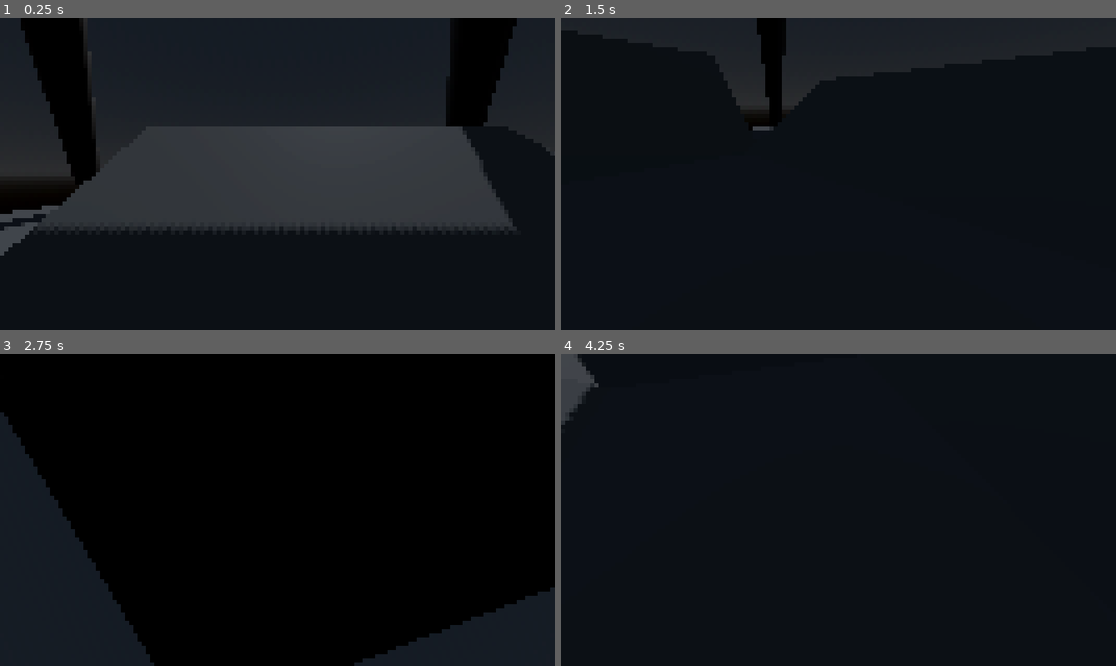
Above: before the commit, frames 1-4 (two rows, left to right).
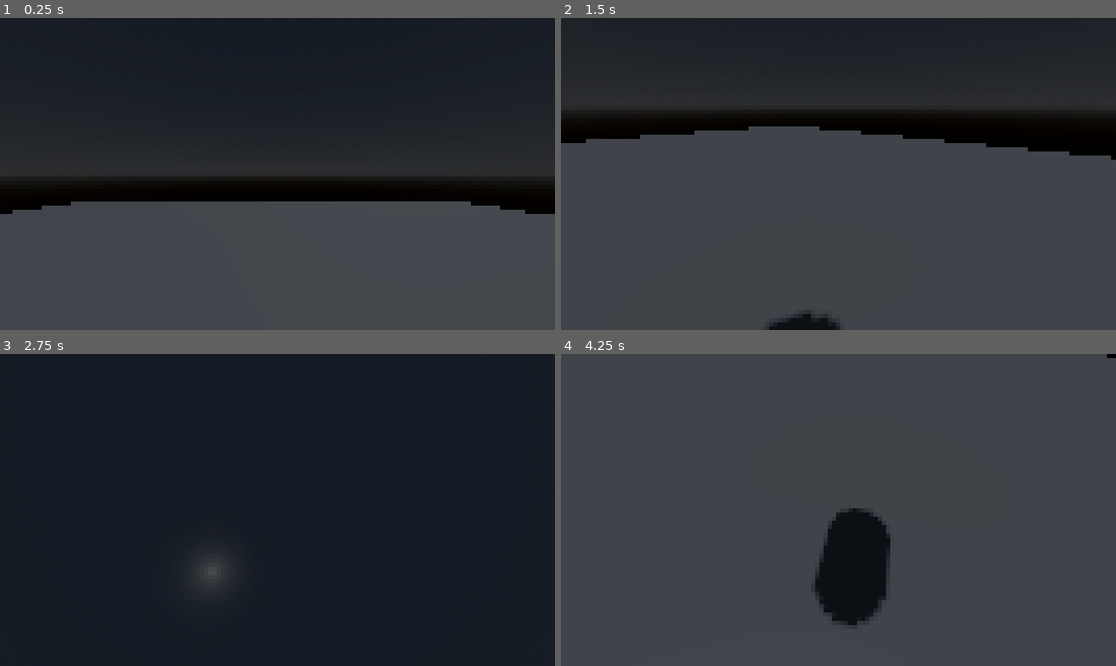
Above: after the commit, the same moments.

Repository: OSGAgaming/AstonHack2024
Game: Godot game, scene res://main_show.tscn
Same seed, same stepped clock (60 frames per second), same inputs: the game is played once before the commit and once after it.
Inputs (mouse positions are in pixels of both pictures, inside the frame that each line leads up to):
- Up to frame 1 (0.25 s): no input
- Up to frame 2 (1.5 s): tap Enter (ui_accept) at 0.5, 0.77 s; move the mouse to (960, 158) at 0.52 s; tap A (a, bound only after the commit) at 0.6 s; tap D (d, bound only after the commit) at 0.8, 1.35 s; move the mouse to (727, 189) at 1.27 s
- Up to frame 3 (2.75 s): tap Enter (ui_accept) at 1.52 s; tap S (s, bound only after the commit) at 1.55, 2.1 s; move the mouse to (333, 441) at 2.02 s; tap W (w, bound only after the commit) at 2.3 s
- Up to frame 4 (4.25 s): tap Enter (ui_accept) at 2.75, 3.02, 3.77 s; move the mouse to (810, 572) at 2.77 s; tap W (w, bound only after the commit) at 2.85 s; tap A (a, bound only after the commit) at 3.05, 3.6 s; move the mouse to (1005, 556) at 3.52 s; tap D (d, bound only after the commit) at 3.8 s

The runs differ from the first frame. In frame 1, 50% of the frame differs, in the area x 0-100%, y 0-100%; in frame 2, 72%; in frame 3, 84%; in frame 4, 95%.

Commit message:
clamp the character eye movement

Diff:
--- a/CharacterMovement.gd
+++ b/CharacterMovement.gd
@@ -13,6 +13,7 @@
 	if event is InputEventMouseMotion:
 		eyes.rotate_y(-0.01 * event.relative.x)
 		camera.rotate_x(-0.01 * event.relative.y)
+		camera.rotation.x = clamp(camera.rotation.x, deg_to_rad(-90.0), deg_to_rad(90.0))
 
 func _physics_process(delta):
 	# Add the gravity.
@@ -25,7 +26,7 @@
 
 	# Get the input direction and handle the movement/deceleration.
 	# As good practice, you should replace UI actions with custom gameplay actions.
-	var input_dir = Input.get_vector("A", "D", "W", "S")
+	var input_dir = Input.get_vector("a", "d", "w", "s")
 	var direction = (eyes.transform.basis * Vector3(input_dir.x, 0, input_dir.y)).normalized()
 	if direction:
 		velocity.x = direction.x * SPEED
--- a/main_show.tscn
+++ b/main_show.tscn
@@ -39,19 +39,6 @@
 [sub_resource type="ConcavePolygonShape3D" id="ConcavePolygonShape3D_d8dk2"]
 data = PackedVector3Array(-6.9125, 0.1875, 8.575, 6.9125, 0.1875, 8.575, -6.9125, -0.1875, 8.575, 6.9125, 0.1875, 8.575 …(788 unchanged characters)…
 
-[sub_resource type="CylinderMesh" id="CylinderMesh_j10nf"]
-bottom_radius = 0.2
-height = 10.911
-
-[sub_resource type="BoxMesh" id="BoxMesh_gi2yv"]
-size = Vector3(13.825, 0.375, 17.15)
-
-[sub_resource type="BoxMesh" id="BoxMesh_18obx"]
-size = Vector3(26.065, 0.335, 17.15)
-
-[sub_resource type="BoxMesh" id="BoxMesh_y3cq6"]
-size = Vector3(26.065, 0.335, 17.15)
-
 [node name="Node3D" type="Node3D"]
 
 [node name="WorldEnvironment" type="WorldEnvironment" parent="."]
@@ -77,7 +64,7 @@
 [node name="View" type="Camera3D" parent="CharacterBody3D/Eyes"]
 
 [node name="PixelationFilter" type="MeshInstance3D" parent="CharacterBody3D/Eyes/View"]
-transform = Transform3D(1, 0, 0, 0, 1, 0, 0, 0, 1, 0.0120974, 0, -1.55513)
+transform = Transform3D(1, 0, 0, 0, 1, 0, 0, 0, 1, 0.0120974, -0.00672293, -1.55513)
 mesh = SubResource("BoxMesh_b6qnb")
 surface_material_override/0 = SubResource("ShaderMaterial_qh77u")
 
@@ -89,51 +76,9 @@
 skeleton = NodePath("../..")
 
 [node name="StaticBody3D" type="StaticBody3D" parent="Stadium/MeshInstance3D"]
+visible = false
 
 [node name="CollisionShape3D" type="CollisionShape3D" parent="Stadium/MeshInstance3D/StaticBody3D"]
 shape = SubResource("ConcavePolygonShape3D_d8dk2")
 
-[node name="MeshInstance3D7" type="MeshInstance3D" parent="Stadium"]
-transform = Transform3D(1.08126, -0.383168, 1.09471, -0.276401, 0.773555, 1.01573, -1.24436, -0.504772, 0.725607, 8.26051, 3.80706, 10.5811)
-mesh = SubResource("CylinderMesh_j10nf")
-skeleton = NodePath("../..")
-
-[node name="MeshInstance3D8" type="MeshInstance3D" parent="Stadium"]
-transform = Transform3D(-1.5514, -0.331812, 0.280069, -0.276401, 0.773555, 1.01573, -0.557418, 0.539919, -1.28314, 7.88628, 3.80706, -10.6167)
-mesh = SubResource("CylinderMesh_j10nf")
-skeleton = NodePath("../..")
-
-[node name="MeshInstance3D9" type="MeshInstance3D" parent="Stadium"]
-transform = Transform3D(-1.1863, 0.337389, -1.0268, -0.276401, 0.773555, 1.01573, 1.14466, 0.536452, -0.818884, -7.84915, 3.80706, -10.6167)
-mesh = SubResource("CylinderMesh_j10nf")
-skeleton = NodePath("../..")
-
-[node name="MeshInstance3D10" type="MeshInstance3D" parent="Stadium"]
-transform = Transform3D(1.57951, 0.301847, -0.209612, -0.276401, 0.773555, 1.01573, 0.471905, -0.557226, 1.29651, -7.84915, 3.80706, 10.616)
-mesh = SubResource("CylinderMesh_j10nf")
-skeleton = NodePath("../..")
-
-[node name="MeshInstance3D6" type="MeshInstance3D" parent="Stadium"]
-transform = Transform3D(1, 0, 0, 0, 1, 0, 0, 0, 1, 0, 8.11143, 0)
-mesh = SubResource("BoxMesh_gi2yv")
-skeleton = NodePath("../..")
-
 [node name="MeshInstance3D2" type="MeshInstance3D" parent="Stadium"]
-transform = Transform3D(0.37848, 0, 0, 0, -0.245597, -0.287974, 0, 0.287974, -0.245597, 1.31318, 1.59039, 6.67019)
-mesh = SubResource("BoxMesh_18obx")
-skeleton = NodePath("../..")
-
-[node name="MeshInstance3D3" type="MeshInstance3D" parent="Stadium"]
-transform = Transform3D(0.37848, 0, 0, 0, 0.297247, -0.234288, 0, 0.234288, 0.297247, 1.667, 1.16526, -5.47694)
-mesh = SubResource("BoxMesh_18obx")
-skeleton = NodePath("../..")
-
-[node name="MeshInstance3D4" type="MeshInstance3D" parent="Stadium"]
-transform = Transform3D(-1.65439e-08, -0.161149, 0.342459, 0, 0.342459, 0.161149, -0.37848, 7.04404e-09, -1.49693e-08, 6.72579, 1.16526, 0.492792)
-mesh = SubResource("BoxMesh_y3cq6")
-skeleton = NodePath("../..")
-
-[node name="MeshInstance3D5" type="MeshInstance3D" parent="Stadium"]
-transform = Transform3D(8.10953e-09, -0.2189, -0.308045, -1.43909e-08, -0.308045, 0.2189, -0.377901, 7.03327e-09, -1.49464e-08, -4.54327, 1.16526, 0.492792)
-mesh = SubResource("BoxMesh_y3cq6")
-skeleton = NodePath("../..")
--- a/project.godot
+++ b/project.godot
@@ -19,6 +19,29 @@
 
 project/assembly_name="AstonHack"
 
+[input]
+
+w={
+"deadzone": 0.5,
+"events": [Object(InputEventKey,"resource_local_to_scene":false,"resource_name":"","device":-1,"window_id":0,"alt_pressed":false,"shift_pressed":false,"ctrl_pressed":false,"meta_pressed":false,"pressed":false,"keycode":0,"physical_keycode":87,"key_label":0,"unicode":119,"echo":false,"script":null)
+]
+}
+a={
+"deadzone": 0.5,
+"events": [Object(InputEventKey,"resource_local_to_scene":false,"resource_name":"","device":-1,"window_id":0,"alt_pressed":false,"shift_pressed":false,"ctrl_pressed":false,"meta_pressed":false,"pressed":false,"keycode":0,"physical_keycode":65,"key_label":0,"unicode":97,"echo":false,"script":null)
+]
+}
+s={
+"deadzone": 0.5,
+"events": [Object(InputEventKey,"resource_local_to_scene":false,"resource_name":"","device":-1,"window_id":0,"alt_pressed":false,"shift_pressed":false,"ctrl_pressed":false,"meta_pressed":false,"pressed":false,"keycode":0,"physical_keycode":83,"key_label":0,"unicode":115,"echo":false,"script":null)
+]
+}
+d={
+"deadzone": 0.5,
+"events": [Object(InputEventKey,"resource_local_to_scene":false,"resource_name":"","device":-1,"window_id":0,"alt_pressed":false,"shift_pressed":false,"ctrl_pressed":false,"meta_pressed":false,"pressed":false,"keycode":0,"physical_keycode":68,"key_label":0,"unicode":100,"echo":false,"script":null)
+]
+}
+
 [rendering]
 
 renderer/rendering_method="gl_compatibility"
Not shown: 1 places in main_show.tscn that only renumber resources
